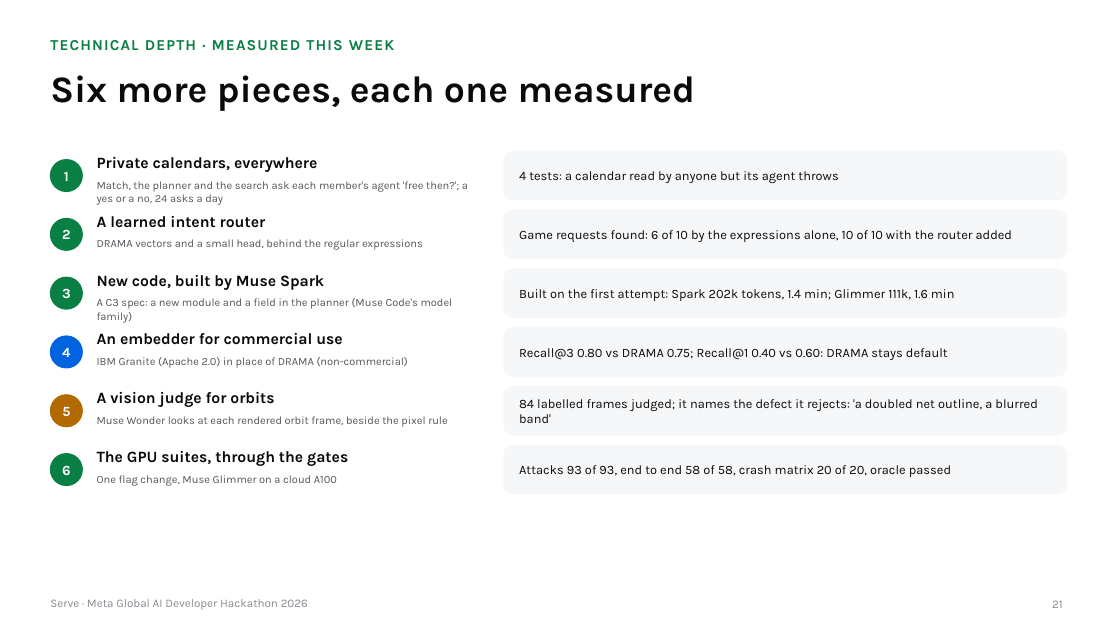
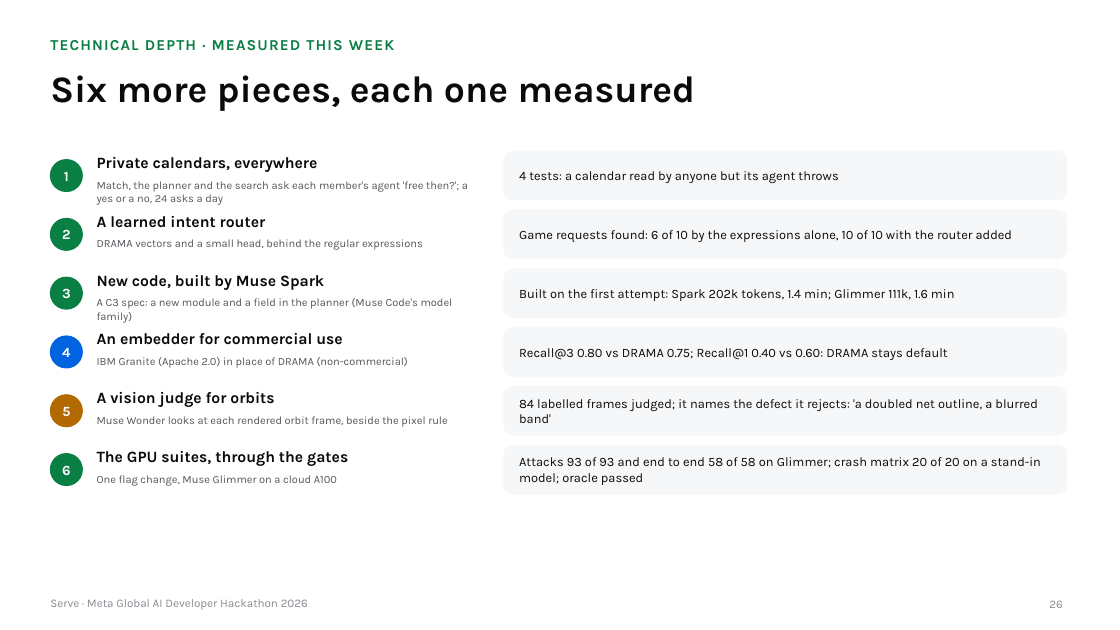
Before and after one commit to gino6178/serve-meta-hackathon, a slide deck: slide 26 of video/deck/Serve_Meta_deck.pptx (slide 21 before the commit). Drawn at 1120x630 pixels with LibreOffice and Linux fonts; fonts in the diff are those of the drawing. Boxes give left, top, right and bottom in pixels: in the first picture for what was removed or moved away, otherwise in the second. Text is boxed around its words. In the diff, an @@ line names an element or a change of style, - is before the commit and + after.

```diff
--- a/video/deck/Serve_Meta_deck.pptx
+++ b/video/deck/Serve_Meta_deck.pptx
@@ text at bbox=[519, 457, 1041, 485]: text changed @@
-Attacks 93 of 93, end to end 58 of 58, crash matrix 20 of 20, oracle passed
+Attacks 93 of 93 and end to end 58 of 58 on Glimmer; crash matrix 20 of 20 on a stand-in model; oracle passed
@@ page number at bbox=[1049, 600, 1062, 608]: text changed @@
-21
+26
```
Also in this commit, not shown: 12 other slides changed, 3 slides added, 1 slide removed, 4 other files.
